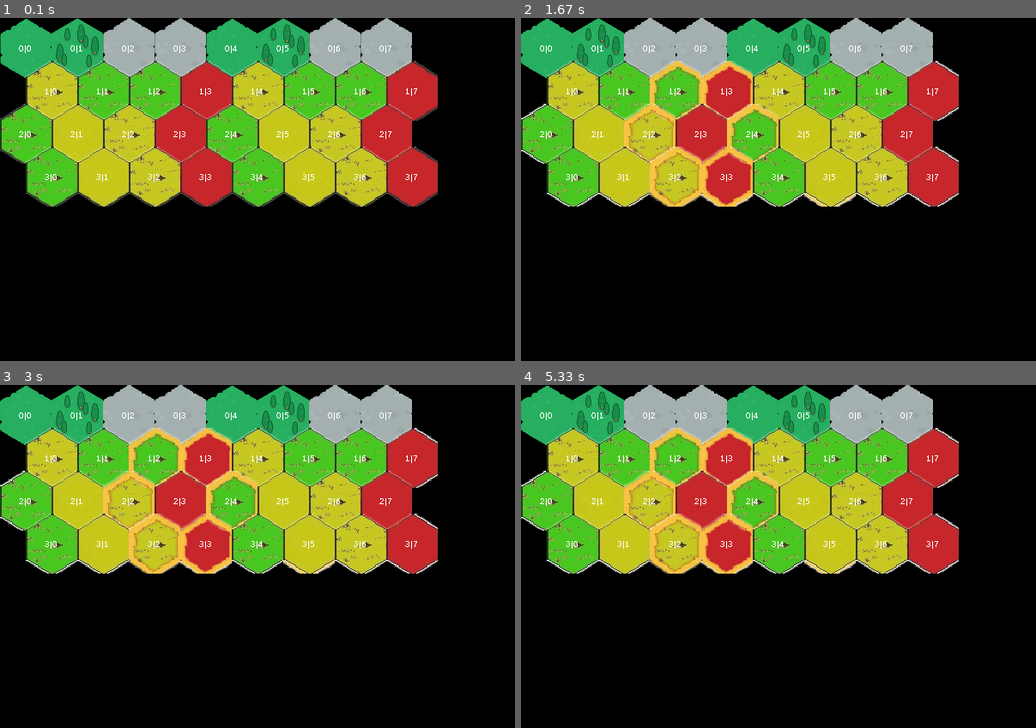
Above: before the commit, frames 1-4 (two rows, left to right).
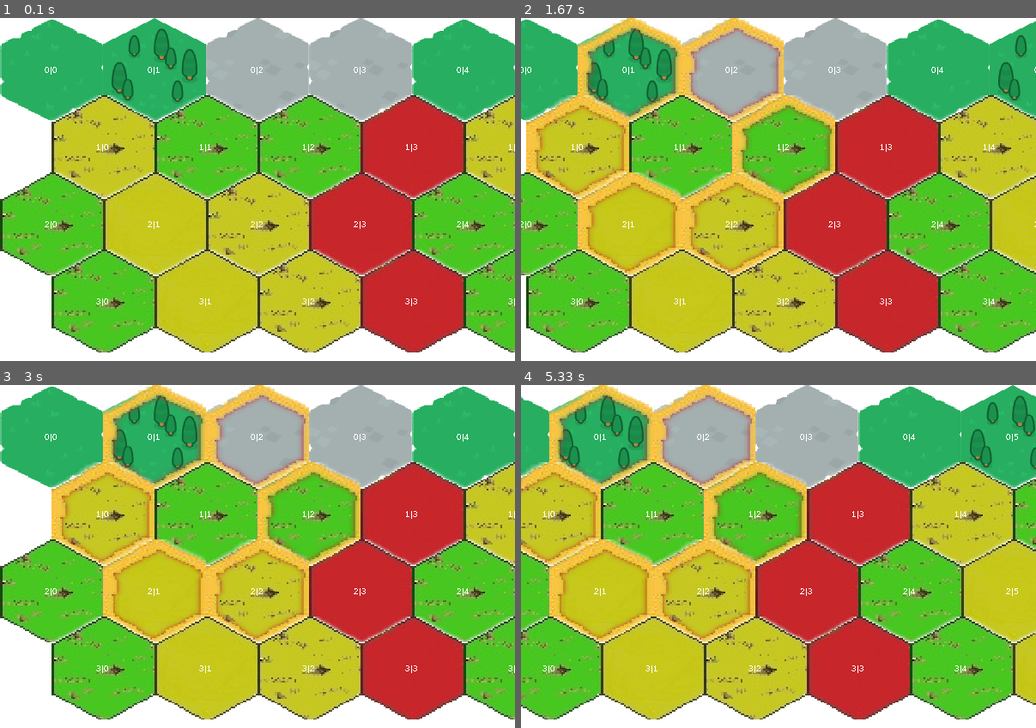
Above: after the commit, the same moments.

Repository: Lady-Emporio/pygame-hex
Game: pygame game, started from main.py
Two runs of this game, one before a commit and one after it. Both use one fixed random seed, a clock stepped at 60 frames per second and the inputs below.
Inputs (mouse positions are in pixels of both pictures, inside the frame that each line leads up to):
- Up to frame 1 (0.1 s): no input
- Up to frame 2 (1.67 s): press the mouse at (757, 203) at 0.37 s; move the mouse to (850, 192) at 0.47 s; release the mouse at (943, 179) at 0.6 s; hold Right 0.67-1.13 s; press the mouse at (690, 148) at 1.2 s; move the mouse to (644, 162) at 1.3 s; release the mouse at (593, 179) at 1.43 s; hold Right from 1.5 s (still down)
- Up to frame 3 (3 s): release Right at 1.97 s; hold Left 2-2.53 s; hold Left 2.57-2.97 s
- Up to frame 4 (5.33 s): hold Right 3-3.63 s; hold Left 3.67-4.13 s; hold Right 4.17-4.63 s; hold Right 4.67-5.13 s; hold Left from 5.17 s (still down)

The runs differ from the first frame. In frame 1, 89% of the frame differs, in the area x 0-100%, y 0-100%; in frame 2, 93%; in frame 3, 90%; in frame 4, 95%.

Commit message:
add camera

Diff:
--- a/MyConst.py
+++ b/MyConst.py
@@ -16,7 +16,11 @@
 SIZE = (WIDTH_SCREEN, HEIGHT_SCREEN)
 PLAY = True
 
-
-TILE_SIZE = (60, 70) #Что это? image = pygame.transform.scale(image, TILE_SIZE)
-
-#TILE_SIZE = (120, 120)
+# Если TILE_SIZE = (60, 70)  то лучше ставить 20 расстояние
+# DEL_SPACE_BEETWEEN_HEX должен быть равен 20.
+# TILE_SIZE = (120, 120) лучше ставить 30 расстояние
+# DEL_SPACE_BEETWEEN_HEX=30
+#
+# TILE_SIZE = (60, 70) #Что это? image = pygame.transform.scale(image, TILE_SIZE)
+TILE_SIZE = (120, 120)
+DEL_SPACE_BEETWEEN_HEX=30
--- /dev/null
+++ b/camera.py
@@ -0,0 +1,25 @@
+import pygame
+from MyConst import *
+def camera_configure(camera, x,y):
+    l=x
+    t=y
+    _, _, w, h = camera
+    l, t = -l+WIDTH_SCREEN / 2, -t+HEIGHT_SCREEN / 2
+
+    l = min(0, l)                           # Не движемся дальше левой границы
+    l = max(-(camera.width-WIDTH_SCREEN), l)   # Не движемся дальше правой границы
+    t = max(-(camera.height-HEIGHT_SCREEN), t) # Не движемся дальше нижней границы
+    t = min(0, t)                           # Не движемся дальше верхней границы
+
+    return pygame.Rect(l, t, w, h)
+
+class Camera(object):
+    def __init__(self, camera_func, width, height):
+        self.camera_func = camera_func
+        self.state = pygame.Rect(0, 0, width, height)
+
+    def apply(self, target):
+        return target.rect.move(self.state.topleft)
+
+    def update(self, x,y):
+        self.state = self.camera_func(self.state, x,y)
--- a/layout.py
+++ b/layout.py
@@ -115,11 +115,11 @@
 
 				if y % 2 == 0:
 					hex.rect.x=x * TILE_SIZE[0]
-					hex.rect.y=y * TILE_SIZE[1] - (y * 20)
+					hex.rect.y=y * TILE_SIZE[1] - (y * DEL_SPACE_BEETWEEN_HEX)
 
 				else:
 					hex.rect.x=x * TILE_SIZE[0] + (TILE_SIZE[0] / 2)
-					hex.rect.y=y * TILE_SIZE[1] - (y * 20)
+					hex.rect.y=y * TILE_SIZE[1] - (y * DEL_SPACE_BEETWEEN_HEX)
 
 				hex.addSurfeceText()
 
@@ -210,3 +210,8 @@
 				# self.display.blit(hex.image, hex.rect)
 				# self.display.blit(SurfaceText, (lineX, lineY))
 		self.spriteGroup.draw(self.display)
+
+	def draw_camera(self,camera):
+		for sprite in self.spriteGroup:
+			self.display.blit(sprite.backgroundImage, camera.apply(sprite))
+			self.display.blit(sprite.image, camera.apply(sprite))
--- a/main.py
+++ b/main.py
@@ -6,18 +6,7 @@
 import math
 import layout
 from MyConst import *
-#Если HEIGHT_SCREEN=400 in PygameY=392 MyY=8 PygameY=7 MyY=393
-#Каждую переменную сначало преобразовываем в мою, а потом обратно
-#Две функции, чтобы не запутаться в каких координатах я считаю, от нижнего левого или от верхнего левого.
-def getX_From_Pygame(positionX):
-	return positionX;
-def getY_From_Pygame(positionY):
-	return HEIGHT_SCREEN-positionY;
-def getX_In_Pygame(positionX):
-	return positionX;
-def getY_In_Pygame(positionY):
-	return HEIGHT_SCREEN-positionY;
-
+import camera as cam
 
 
 clock = pygame.time.Clock()
@@ -35,6 +24,14 @@
 
 NeighborActiveCell=[]
 
+total_level_width=1200
+total_level_height=1200
+camera = cam.Camera(cam.camera_configure, total_level_width, total_level_height)
+cameraRect=[WIDTH_SCREEN/2,0]
+
+isLeftPress=False
+isRightPress=False
+
 while PLAY:
 	for event in pygame.event.get():
 		if event.type == pygame.QUIT:
@@ -47,6 +44,7 @@
 			mouse_y=event.pos[1]
 		elif event.type ==  pygame.MOUSEBUTTONDOWN:
 
+
 			for i in NeighborActiveCell:
 				lastHex=i[0]
 				lastHex.image=i[1]
@@ -54,7 +52,13 @@
 
 			mouse_x=event.pos[0]
 			mouse_y=event.pos[1]
+			print(cameraRect)
+			mouse_x=mouse_x+cameraRect[0]-WIDTH_SCREEN/2
+			# mouse_y=mouse_y+cameraRect[1]
+
 			point=[mouse_x,mouse_y]
+			print(point)
+
 
 			collapsList=[]
 			for hex in board.spriteGroup.sprites():
@@ -105,8 +109,40 @@
 				# print(str(hex.index_x)+"|"+str(hex.index_y))
 				#hex.image.fill(GREEN)
 
-				board.draw_world()
+				#board.draw_world()
 
+
+		elif event.type == pygame.KEYDOWN:
+			if( event.key == pygame.K_RIGHT):
+				isRightPress=True
+			elif event.key == pygame.K_LEFT:
+				isLeftPress=True
+
+		elif event.type == pygame.KEYUP:
+			if( event.key == pygame.K_RIGHT):
+				isRightPress=False
+			elif event.key == pygame.K_LEFT:
+				isLeftPress=False
+
+
+		screen.fill(WHITE)
+		board.draw_camera(camera)
+
+	if isLeftPress:
+		move=cameraRect[0]-3
+		cameraRect[0]=max(0,move)
+		screen.fill(WHITE)
+		board.draw_camera(camera)
+
+
+	if isRightPress:
+		move=max(WIDTH_SCREEN/2,cameraRect[0]+3);
+		cameraRect[0]=min(move,1400)
+		screen.fill(WHITE)
+		board.draw_camera(camera)
+
+
+	camera.update(cameraRect[0],cameraRect[1])
 
 
 
